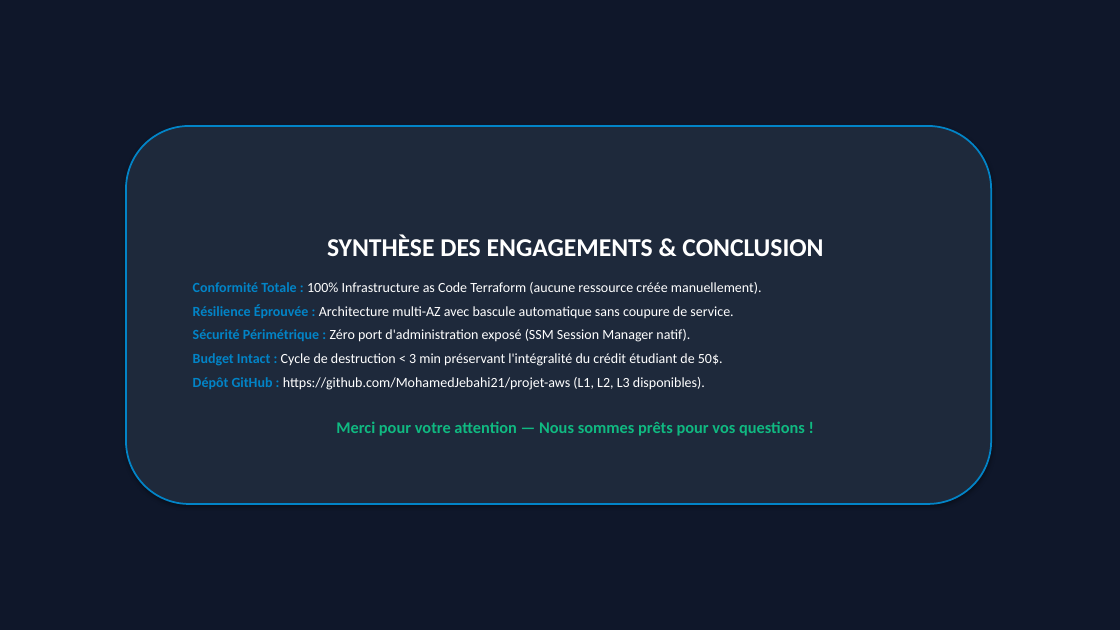
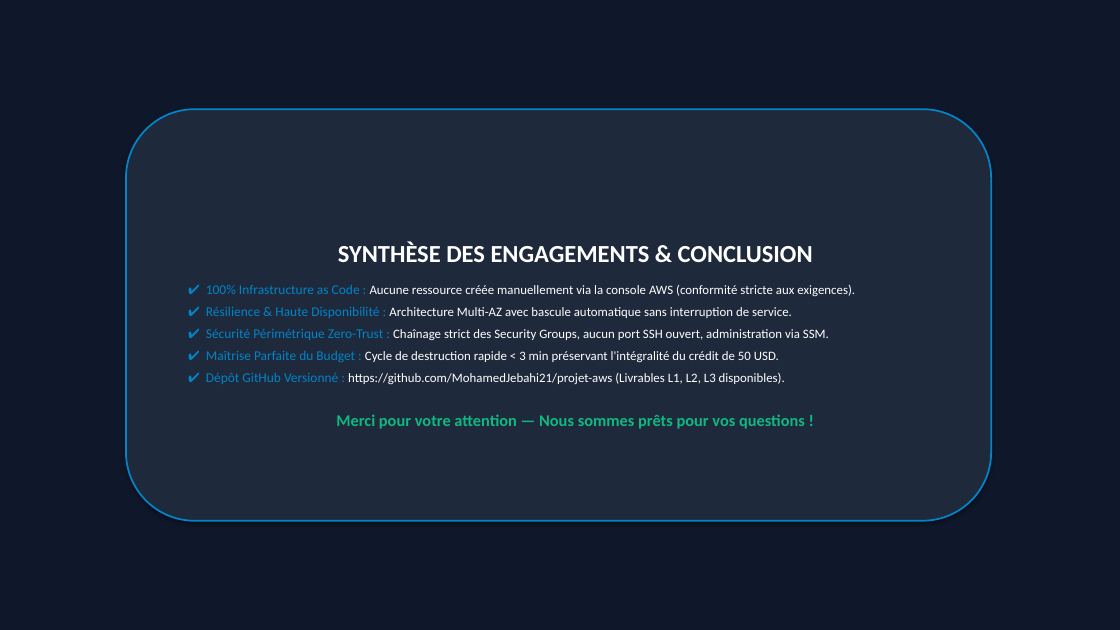
Before and after one commit to MohamedJebahi21/projet-aws, a slide deck: slide 14 of docs/Presentation_Soutenance_CineTrekker.pptx (slide 9 before the commit). Drawn at 1120x630 pixels with LibreOffice and Linux fonts; fonts in the diff are those of the drawing. Boxes give left, top, right and bottom in pixels: in the first picture for what was removed or moved away, otherwise in the second. Text is boxed around its words. In the diff, an @@ line names an element or a change of style, - is before the commit and + after.

```diff
--- a/docs/Presentation_Soutenance_CineTrekker.pptx
+++ b/docs/Presentation_Soutenance_CineTrekker.pptx
@@ rounded rectangle "SYNTHÈSE DES ENGAGEMENTS & CONCLUSION": place and size @@
-rounded rectangle "SYNTHÈSE DES ENGAGEMENTS & CONCLUSION" at <box>126,126,991,504</box>
+rounded rectangle "SYNTHÈSE DES ENGAGEMENTS & CONCLUSION" at <box>126,109,991,521</box>
@@ text in rounded rectangle at <box>338,242,813,262</box>: size 22 to 21 pt in "SYNTHÈSE DES ENGAGEMENTS & CONCLUSION"; less space between paragraphs @@
@@ text in rounded rectangle at <box>206,285,855,384</box>: text changed; size 12 to 11 pt @@
-Conformité Totale : 100% Infrastructure as Code Terraform (aucune ressource créée manuellement).
-Résilience Éprouvée : Architecture multi-AZ avec bascule automatique sans coupure de service.
-Sécurité Périmétrique : Zéro port d'administration exposé (SSM Session Manager natif).
-Budget Intact : Cycle de destruction < 3 min préservant l'intégralité du crédit étudiant de 50$.
-Dépôt GitHub : https://github.com/MohamedJebahi21/projet-aws (L1, L2, L3 disponibles).
+✔ 100% Infrastructure as Code : Aucune ressource créée manuellement via la console AWS (conformité stricte aux exigences).
+✔ Résilience & Haute Disponibilité : Architecture Multi-AZ avec bascule automatique sans interruption de service.
+✔ Sécurité Périmétrique Zero-Trust : Chaînage strict des Security Groups, aucun port SSH ouvert, administration via SSM.
+✔ Maîtrise Parfaite du Budget : Cycle de destruction rapide < 3 min préservant l'intégralité du crédit de 50 USD.
+✔ Dépôt GitHub Versionné : https://github.com/MohamedJebahi21/projet-aws (Livrables L1, L2, L3 disponibles).
```
Also in this commit, not shown: 8 other slides changed, 5 slides added.
